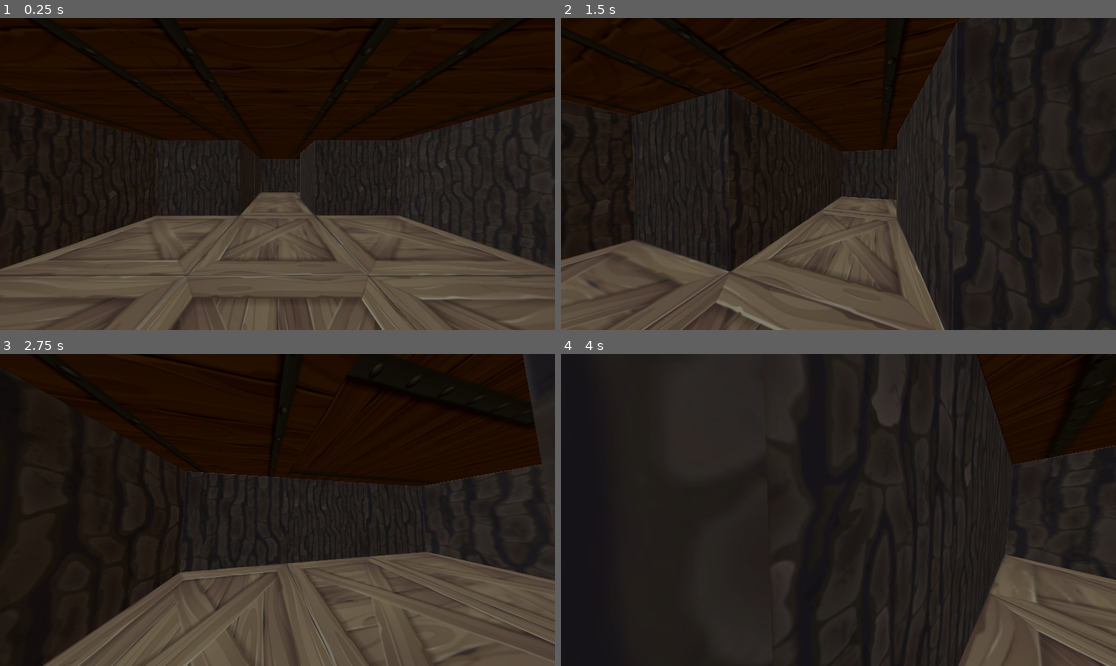
Above: before the commit, frames 1-4 (two rows, left to right).
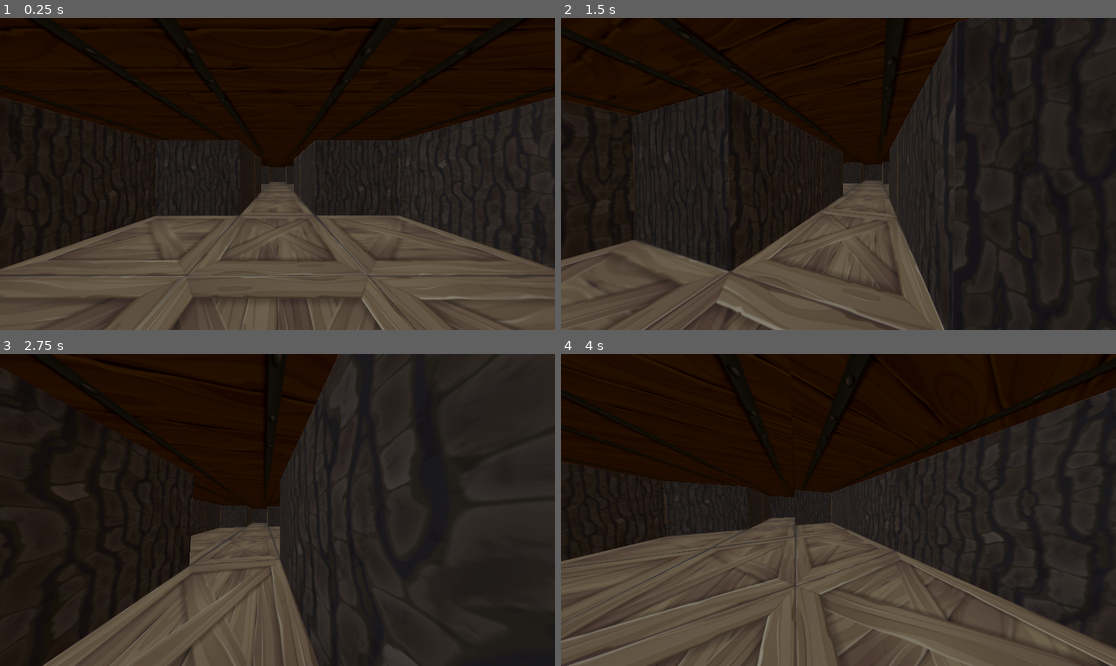
Above: after the commit, the same moments.

Repository: DanderOvskii/techno-game
Game: Godot game, scene res://main.tscn
Two runs of this game, one before a commit and one after it. Both use one fixed random seed, a clock stepped at 60 frames per second and the inputs below.
Inputs (mouse positions are in pixels of both pictures, inside the frame that each line leads up to):
- Up to frame 1 (0.25 s): no input
- Up to frame 2 (1.5 s): tap Enter (ui_accept) at 0.5, 0.77 s; move the mouse to (866, 174) at 0.52 s; hold Shift (sprint) 0.53-1.28 s; hold W (up) from 0.53 s (still down); move the mouse to (810, 174) at 1.27 s; tap N at 1.35 s
- Up to frame 3 (2.75 s): keep holding W (up); tap Enter (ui_accept) at 1.52 s; move the mouse to (288, 503) at 2.02 s; hold Shift (sprint) from 2.03 s (still down)
- Up to frame 4 (4 s): keep holding W (up); move the mouse to (832, 516) at 2.77 s; release Shift (sprint) at 2.78 s; tap N at 2.85 s; tap Enter (ui_accept) at 3.02, 3.77 s; move the mouse to (877, 513) at 3.52 s; hold Shift (sprint) from 3.53 s (still down)

The runs differ from the first frame. In frame 1, 0.3% of the frame differs, in the area x 47-55%, y 43-58%; in frame 2, 0.7%; in frame 3, 33%; in frame 4, 55%, in the area x 0-100%, y 0-100%.

Commit message:
added multible music area
next adding samples for every pattern

Diff:
--- a/main.tscn
+++ b/main.tscn
@@ -42,11 +42,22 @@
 
 [node name="MusicMashine" parent="." instance=ExtResource("3_h2yge")]
 
-[node name="TriggerArea" type="Area3D" parent="."]
+[node name="TriggerArea" type="Area3D" parent="." groups=["music_areas"]]
 transform = Transform3D(1, 0, 0, 0, 1, 0, 0, 0, 1, 0, 12.9402, 66.2446)
 script = ExtResource("4_1bvp3")
+AreaId = 1
 
 [node name="CollisionShape3D" type="CollisionShape3D" parent="TriggerArea"]
 shape = SubResource("BoxShape3D_lquwl")
 
+[node name="TriggerArea2" type="Area3D" parent="." groups=["music_areas"]]
+transform = Transform3D(1, 0, 0, 0, 1, 0, 0, 0, 1, 0, 12.94, 38.8761)
+script = ExtResource("4_1bvp3")
+AreaId = 2
+
+[node name="CollisionShape3D" type="CollisionShape3D" parent="TriggerArea2"]
+transform = Transform3D(1, 0, 0, 0, 1, 0, 0, 0, 1, 0, 0, 3.17791)
+shape = SubResource("BoxShape3D_lquwl")
+
 [connection signal="body_entered" from="TriggerArea" to="TriggerArea" method="_on_body_entered"]
+[connection signal="body_entered" from="TriggerArea2" to="TriggerArea2" method="_on_body_entered"]
--- a/scenes/environment/map-generation.tscn
+++ b/scenes/environment/map-generation.tscn
@@ -22,6 +22,9 @@
 [node name="RoomOne" parent="DungeonGenerator3D" instance=ExtResource("6_cqat8")]
 transform = Transform3D(1, 0, 0, 0, 1, 0, 0, 0, 1, 0, 12.5, 75)
 
+[node name="RoomOne2" parent="DungeonGenerator3D" instance=ExtResource("6_cqat8")]
+transform = Transform3D(1, 0, 0, 0, 1, 0, 0, 0, 1, 0, 12.5, 50)
+
 [node name="RoomsContainer" type="Node3D" parent="DungeonGenerator3D"]
 
 [node name="RoomOne_0" parent="DungeonGenerator3D/RoomsContainer" instance=ExtResource("2_cw4ka")]
--- a/testing/music_mashine/music_mashine.tscn
+++ b/testing/music_mashine/music_mashine.tscn
@@ -5,8 +5,11 @@
 [ext_resource type="AudioStream" uid="uid://dx0tt1ys0xm2k" path="res://testing/music_mashine/samples/House Snare 16.wav" id="3_s4rbq"]
 [ext_resource type="AudioStream" uid="uid://cvw80oq22tbbi" path="res://testing/music_mashine/samples/House HiHat 01.wav" id="4_pmpy3"]
 
-[node name="Node3D" type="Node3D"]
+[node name="Node3D" type="Node3D" node_paths=PackedStringArray("kick", "snare", "hihat")]
 script = ExtResource("1_pmpy3")
+kick = NodePath("kick")
+snare = NodePath("snare")
+hihat = NodePath("hihat")
 
 [node name="kick" type="AudioStreamPlayer" parent="."]
 stream = ExtResource("3_jawi1")
--- a/testing/music_mashine/pattern_manager.gd
+++ b/testing/music_mashine/pattern_manager.gd
@@ -12,74 +12,76 @@
 var pending_transition: Dictionary = {}
 var allowed_transition_beats := [0, 4, 8, 12]
 func _ready():
-    MusicManager.connect("beat", _on_beat)
-    index = 0
+	MusicManager.connect("beat", _on_beat)
+	index = 0
 
 func register_sound(name_sound: String, player: AudioStreamPlayer):
-    if not sounds.has(name_sound):
-        sounds[name_sound] = player
+	if not sounds.has(name_sound):
+		sounds[name_sound] = player
 
 
 func _on_beat(_global_index: int):
-    var pattern_to_play = transition_pattern if is_transitioning else current_pattern
-    if pattern_to_play.size() == 0:
-        return
+	var pattern_to_play = transition_pattern if is_transitioning else current_pattern
+	if pattern_to_play.size() == 0:
+		return
 
-    play_transition()
-    _play_current_beat(pattern_to_play)
-    index += 1
+	play_transition()
+	_play_current_beat(pattern_to_play)
+	index += 1
 
 
-    if index >= get_pattern_length(pattern_to_play):
-        index = 0
-        end_transition()
+	if index >= get_pattern_length(pattern_to_play):
+		index = 0
+		end_transition()
 
 
 func _play_current_beat(pattern_to_play: Dictionary):
-       for track_name in pattern_to_play.keys():
-        if track_name == "length":
-            continue
-        if pattern_to_play[track_name][index]:
-            play_sound(track_name)
+	for track_name in pattern_to_play.keys():
+		if track_name == "length":
+			continue
+		if pattern_to_play[track_name][index]:
+			play_sound(track_name)
 
 func play_sound(name_sound: String):
-    if sounds.has(name_sound):
-        sounds[name_sound].play()
+	if sounds.has(name_sound):
+		sounds[name_sound].play()
 
 func set_current_pattern(pattern: Dictionary):
-    current_pattern = pattern
-    index = 0
-    is_transitioning = false
-    next_pattern = {}
-    transition_pattern = {}
+	current_pattern = pattern
+	index = 0
+	is_transitioning = false
+	next_pattern = {}
+	transition_pattern = {}
 
 func trigger_transition(new_pattern: Dictionary, transition: Dictionary):
-    pending_transition = {
-        "next_pattern": new_pattern,
-        "transition_pattern": transition
-    }
+	pending_transition = {
+		"next_pattern": new_pattern,
+		"transition_pattern": transition
+	}
 
 
 func play_transition():
-    if pending_transition.size() > 0 and index in allowed_transition_beats:
-        next_pattern = pending_transition["next_pattern"]
-        transition_pattern = pending_transition["transition_pattern"]
-        index = 0
-        is_transitioning = true
-        pending_transition = {}
-        return
+	if pending_transition.size() > 0 and index in allowed_transition_beats:
+		next_pattern = pending_transition["next_pattern"]
+		transition_pattern = pending_transition["transition_pattern"]
+		index = 0
+		is_transitioning = true
+		pending_transition = {}
+		print("Starting transition to new pattern.")
+		return
 
 
 
 func end_transition():
-    if is_transitioning:
-        current_pattern = next_pattern
-        next_pattern = {}
-        transition_pattern = {}
-        index = 0
-        is_transitioning = false
+	if is_transitioning:
+		current_pattern = next_pattern
+		next_pattern = {}
+		transition_pattern = {}
+		index = 0
+		is_transitioning = false
+		print("Transition complete, switched to new pattern.")
 
 func get_pattern_length(pattern: Dictionary):
-    for key in pattern.keys():
-        return pattern[key].size()
-    return 0
+	for key in pattern.keys():
+		return pattern[key].size()
+	return 0
--- a/testing/music_mashine/song1.gd
+++ b/testing/music_mashine/song1.gd
@@ -1,7 +1,10 @@
 extends Node3D
+@export var kick: AudioStreamPlayer
+@export var snare: AudioStreamPlayer
+@export var hihat: AudioStreamPlayer
 
 var pattern_one = {
-	"kick":[true, false, false, false, true, false, false, false, true, false, false, false, true, false, false, false],
+	"kick":	 [true, false, false, false, true, false, false, false, true, false, false, false, true, false, false, false],
 	"snare": [false, false, false, false, true, false, false, false, false, false, false, false, true, false, false, false,],
 	"hihat": [false, false, false, false, false, false, false, false, false, false, false, false, false, false, false, false]
 }
@@ -13,22 +16,30 @@
 }
 
 var pattern_two = {
-	"kick":[true, false, false, false, true, false, false, false, true, false, false, false, true, false, false, false],
+	"kick":  [true, false, false, false, true, false, false, false, true, false, false, false, true, false, false, false],
 	"snare": [false, false, false, false, true, false, false, false, false, false, false, false, true, false, false, false,],
 	"hihat": [false, false, true, false, false, false, true, false, false, false, true, false, false, false, true, false]
 }
-@onready var trigger = get_node("../TriggerArea")
+
 func _ready():
 	PatternManager.set_current_pattern(pattern_one)
-	PatternManager.register_sound("kick", $kick)
-	PatternManager.register_sound("snare", $snare)
-	PatternManager.register_sound("hihat", $hihat)
+	PatternManager.register_sound("kick", kick)
+	PatternManager.register_sound("snare", snare)
+	PatternManager.register_sound("hihat", hihat)
 
-	if trigger:
-		trigger.player_entered.connect(_on_player_enter_room)
-	else:
-		push_error("Trigger Area not assigned!")
+	for trigger in get_tree().get_nodes_in_group("music_areas"):
+		if trigger:
+			trigger.player_entered.connect(_on_player_enter_room)
+		else:
+			push_error("Trigger Area not assigned!")
 
-func _on_player_enter_room():
-	print("Player entered the room, transitioning pattern.")
-	PatternManager.trigger_transition(pattern_two, transition_fill)
+func _on_player_enter_room(AreaId: int):
+	print("Player entered area %s" % AreaId)
+	match AreaId:
+		1:
+			PatternManager.trigger_transition(pattern_two, transition_fill)
+		2:
+			PatternManager.trigger_transition(pattern_one, transition_fill)
+		_:
+			print("Transition triggered by unknown area")
+			PatternManager.trigger_transition(pattern_two, transition_fill)
--- a/testing/music_mashine/triggererea.gd
+++ b/testing/music_mashine/triggererea.gd
@@ -1,6 +1,8 @@
 extends Area3D
 
 signal player_entered
+
+@export var AreaId : int
 
 func _ready():
 	print("TriggerArea ready")
@@ -8,6 +10,6 @@
 
 
 func _on_body_entered(body:Node3D):
-	print("Body entered: ", body.name)
 	if body.is_in_group("player"):
-		player_entered.emit()
+		print("Player entered Trigger Area: %d" % AreaId)
+		player_entered.emit(AreaId)
